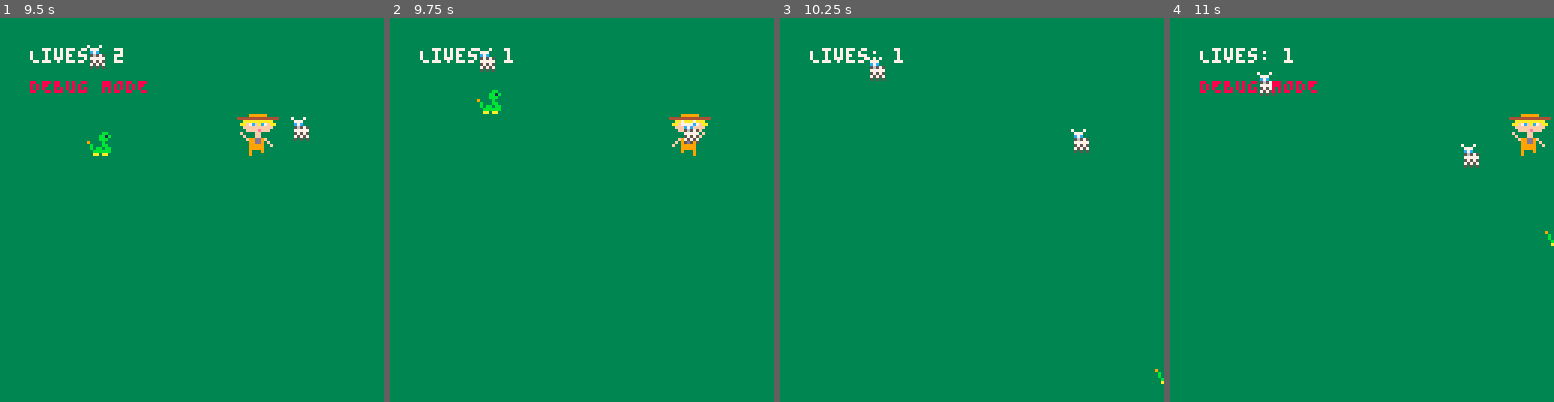
Above: before the commit, frames 1-4 (left to right).
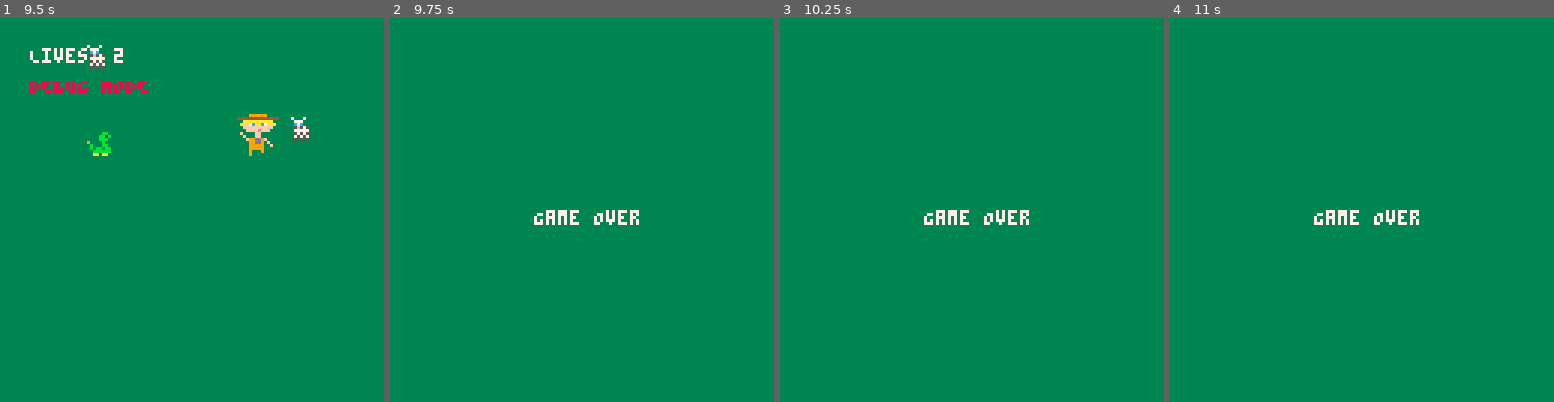
Above: after the commit, the same moments.

Repository: lorr94/ZOO-KEEPER-PICO-8-Game
Game: PICO-8 cartridge zoo_keeper.p8
Same seed, same stepped clock (60 frames per second), same inputs: the game is played once before the commit and once after it.
Inputs:
- Up to frame 1 (9.5 s): tap X (X key) at 1.43, 2.07, 2.82, 3.57, 4.32, 5.07, 5.82, 6.57, 7.32, 8.07, 8.82 s; hold Right 2.68-3.02 s; hold Left 3.78-4.12 s; hold Left 4.55-5.05 s; hold Right 5.1-5.93 s; hold Right 6.7-7.03 s; hold Left 7.8-8.13 s; hold Left 8.57-9.07 s; hold Right from 9.12 s (still down)
- Up to frame 2 (9.75 s): keep holding Right; tap X (X key) at 9.57 s
- Up to frame 3 (10.25 s): release Right at 9.95 s
- Up to frame 4 (11 s): tap X (X key) at 10.32 s; hold Right from 10.72 s (still down)

Frame 1 is identical in both runs. In frame 2, 1.8% of the frame differs, in the area x 7-84%, y 7-54%; in frame 3, 1.2%; in frame 4, 2.2%, in the area x 7-100%, y 7-60%.

Commit message:
zebras movement, powerup sprite plus code structure

Diff:
--- a/zoo_keeper.p8
+++ b/zoo_keeper.p8
@@ -13,6 +13,8 @@
 local collectibles = {}  -- placeholder for collectible items
 local obstacles = {}  -- placeholder for obstacles
 
+local powerups = {}
+
 -- Obstacle and animal spawner variables
 local obstaclespawnrate = 60  -- number of frames between obstacle spawns
 local obstaclespawntimer = obstaclespawnrate
@@ -23,24 +25,17 @@
 
 local animalspeed = 0.2 -- speed at which animals move down
 
+local healthpoweruprate = 150
+local healthpoweruptimer = healthpoweruprate
+
+
+
 -- Game setup function
 function _init()
-    -- Initialize player
-    player.x = 64
-    player.y = 64
-    player.lives = 3  -- Set initial number of lives
-    player.gameover = false  -- Reset game over flag
-    player.immune = false  -- Reset immunity
-    player.immune_time = 80  -- Set immune time to 80 for 2.5 seconds
-    player.flicker_timer = 0  -- Reset flicker timer
-
-    -- Set up initial game state
 
     -- Debug test
     printh("Boot zoo_keeper.")
 end
-
-
 
 -- Draw function (called every frame)
 function _draw()
@@ -97,6 +92,22 @@
 function updateanimals()
     for _, animal in pairs(animals) do
         animal.y = animal.y + animalspeed  -- Move animals down slowly
+
+        -- Remove off-screen animals
+        if (animal.y > 135) then
+            del(animals, animal)
+            maxanimals = maxanimals + 1
+            printh("maxanimals is"..maxanimals)
+        end
+    end
+end
+
+function updatepowerups()
+    for _, powerup in pairs(powerups) do
+        powerup.y = powerup.y - 2
+        if (powerup.y < 0) then
+            del(powerups, powerup)
+        end
     end
 end
 
@@ -115,6 +126,10 @@
     for _, obstacle in pairs(obstacles) do
         spr(40, obstacle.x, obstacle.y)  -- Placeholder sprite for obstacles (using sprite index 40)
     end
+
+    for _, powerup in pairs(powerups) do
+        spr(12, powerup.x, powerup.y)
+    end
 end
 
 -- Function to spawn obstacles
@@ -153,7 +168,16 @@
     -- You can adjust the scrolling speed and add logic for looping backgrounds
 end
 
-
+function spawnhealthpowerup()
+    healthpoweruptimer = healthpoweruptimer - 1
+
+    if (healthpoweruptimer <= 0) then
+        local newhealthpowerup = { x = flr(rnd(128)), y = 128 }
+        add(powerups, newhealthpowerup)
+
+        healthpoweruptimer = healthpoweruprate
+    end
+end
 
 -- Function to update player animation
 function updateplayeranimation()
@@ -180,9 +204,6 @@
         debugmode = not debugmode
     end
 
-    if player.gameover then
-        return  -- Skip updating if the game is over
-    end
 
     -- Update player position
     if (btn(0)) then
@@ -214,6 +235,8 @@
     -- Spawn obstacles and animals
     spawnobstacles()
     spawnanimals()
+
+    spawnhealthpowerup()
 
     -- Handle immunity and flickering
     if player.immune then
@@ -224,10 +247,9 @@
         if player.immune_time <= 0 then
             player.immune = false
             player.flicker_timer = 0
-        end
-    end
-end
-
+    end
+    end
+end
 -- Function to check collisions
 function checkcollisions()
     -- Check player collision with obstacles
@@ -268,9 +290,7 @@
                 player.y + 8 > animal.y) then
                 -- Collision detected with an animal
                 if not debugmode then
-                    player.lives = player.lives - 1
-                    player.immune = true
-                    player.immune_time = 80  -- Set immune time to 80 for 2.5 seconds
+                    player.lives = 0
                 end
                 if player.lives <= 0 then
                     player.gameover = true
@@ -282,13 +302,13 @@
 end
 __gfx__
 00000000000009999990000000000999999000000000000000099000000000000000000000000000000000000000000000000000000000000000000000000000
-00000000044444444444444004444444444444400000000000444400000000000000000000000000000000000000000000000000000000000000000000000000
-00700700000aaaaaaaaaa000000aaaaaaaaaa0000000000099999999000000000000000000000000000000000000000000000000000000000000000000000000
-0007700000aaf7cfac7faa0000aaf7cfac7faa00000000000f0ff0f0000000000000000000000000000000000000000000000000000000000000000000000000
-00077000000ffffffffff000000ffffffffff000000000000f0ff0f0000000000000000000000000000000000000000000000000000000000000000000000000
-007007000000ffffefff00000000ffffefff000000000000f0999900000000000000000000000000000000000000000000000000000000000000000000000000
-000000000000000ff000f00000f0000ff0000000000000000f9999f0000000000000000000000000000000000000000000000000000000000000000000000000
-000000000000000ff00f0000000f000ff0000000000000000090090f000000000000000000000000000000000000000000000000000000000000000000000000
+00000000044444444444444004444444444444400000000000444400000000000000000000000000000000000000000000004440000000000000000000000000
+00700700000aaaaaaaaaa000000aaaaaaaaaa0000000000099999999000000000000000000000000000000000000000000044440000000000000000000000000
+0007700000aaf7cfac7faa0000aaf7cfac7faa00000000000f0ff0f0000000000000000000000000000000000000000000044440000000000000000000000000
+00077000000ffffffffff000000ffffffffff000000000000f0ff0f0000000000000000000000000000000000000000000044400000000000000000000000000
+007007000000ffffefff00000000ffffefff000000000000f0999900000000000000000000000000000000000000000000700000000000000000000000000000
+000000000000000ff000f00000f0000ff0000000000000000f9999f0000000000000000000000000000000000000000077000000000000000000000000000000
+000000000000000ff00f0000000f000ff0000000000000000090090f000000000000000000000000000000000000000007000000000000000000000000000000
 000000000000f99dd9f000000000f99dd9f000000000000000000000000000000000000000000000000000000000000000000000000000000000000000000000
 00000000000f099dd90000000000099dd90f00000000000000000000000000000000000000000000000000000000000000000000000000000000000000000000
 0000000000f0099999000000000009999900f0000000000000000000000000000000000000000000000000000000000000000000000000000000000000000000
